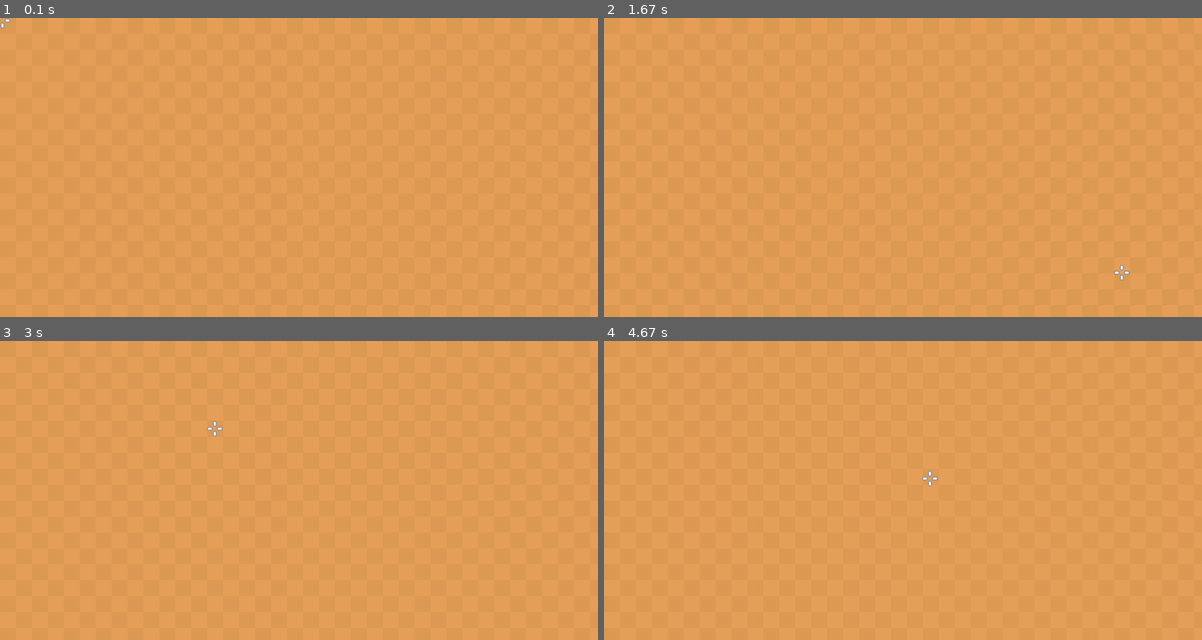
Above: before the commit, frames 1-4 (two rows, left to right).
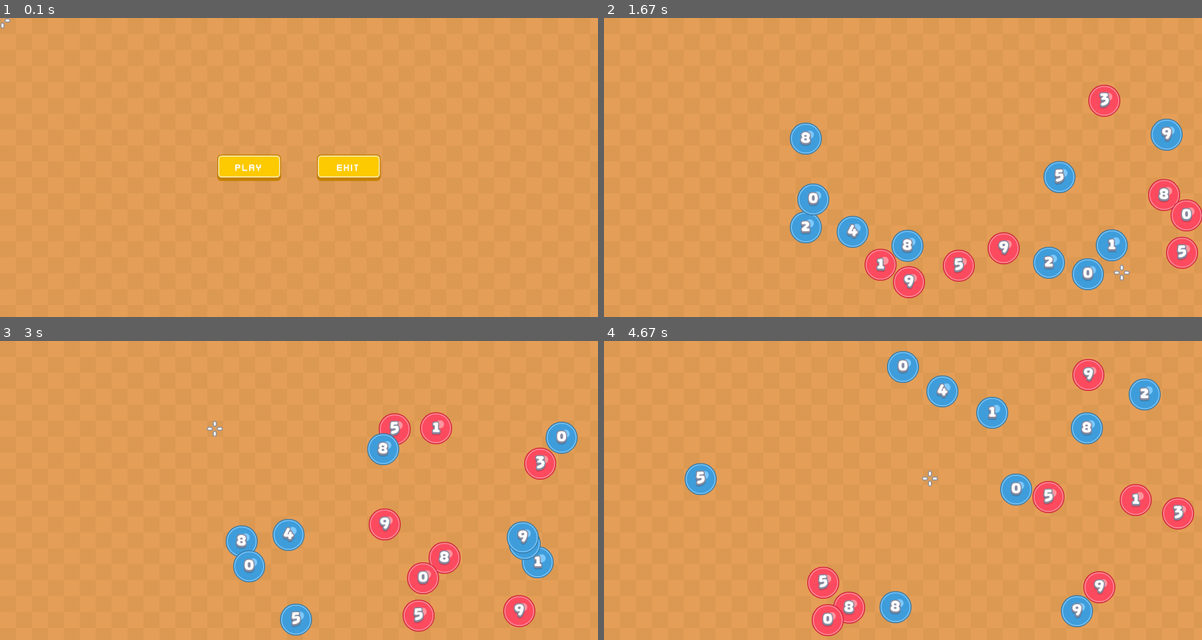
Above: after the commit, the same moments.

Repository: ali-khawasawala-521/ShootEm-PyGame-
Game: pygame game, started from main.py
Two runs of this game, one before a commit and one after it. Both use one fixed random seed, a clock stepped at 60 frames per second and the inputs below.
Inputs (mouse positions are in pixels of both pictures, inside the frame that each line leads up to):
- Up to frame 1 (0.1 s): no input
- Up to frame 2 (1.67 s): click (879, 179) at 0.38 s; click (837, 260) at 0.72 s; click (717, 122) at 1.05 s; click (1124, 272) at 1.38 s
- Up to frame 3 (3 s): click (310, 388) at 1.72 s; click (269, 568) at 2.05 s; click (281, 439) at 2.38 s; click (215, 427) at 2.72 s
- Up to frame 4 (4.67 s): click (1058, 463) at 3.05 s; click (1088, 484) at 3.38 s; click (1028, 436) at 3.72 s; click (729, 433) at 4.05 s; click (926, 478) at 4.38 s

The runs differ from the first frame. In frame 1, 1.9% of the frame differs, in the area x 36-64%, y 45-55%; in frame 2, 8.3%, in the area x 31-100%, y 22-94%; in frame 3, 7.3%; in frame 4, 7.8%.

Commit message:
Stage Updated

Diff:
--- a/main.py
+++ b/main.py
@@ -20,19 +20,32 @@
 
 # Class for UI Elements
 class UI_Element(pygame.sprite.Sprite):
-    def __init__(self, pos_x, pos_y, imgPath, type):
+    def __init__(self, pos_x, pos_y, imgPath, label, type):
         super().__init__()
         self.x = pos_x
         self.y = pos_y
         self.type = type
         self.image = pygame.image.load(imgPath)
+
+        imgWidth = self.image.get_width()
+        imgHeight = self.image.get_height()
+
+        font = pygame.font.Font("assets/KenneyFutureNarrow.ttf", 20)
+        self.label = label
+        self.labelFont = font.render(self.label, True, (255,255,255))
+        labelWidth = self.labelFont.get_width()
+        labelHeight = self.labelFont.get_height()
+
+        self.image.blit(self.labelFont, (int(imgWidth/2- labelWidth/2), int(imgHeight/2 - labelHeight/2)))
+
         self.rect = self.image.get_rect()
         self.rect.center = (self.x, self.y)
 
 # Class for Head over Display
 class HUD():
-    pass
-
+    def __init__(self):
+        super().__init__()
+        self.HUD_font = pygame.font.Font("assets/KenneyFutureNarrow.ttf", 30)
 
 # Class for creating Crosshair like Mouse Pointer.
 class Crosshair(pygame.sprite.Sprite):
@@ -41,17 +54,28 @@
         self.image = pygame.image.load(picture_path) # Loading Image
         self.rect = self.image.get_rect() # Creating Rect Object
 
+    # Defition for Play and Exit Button
+    def gameUI(self):
+        uiCollide = pygame.sprite.spritecollide(crosshair, stage.ui_group, False)
+        if uiCollide and uiCollide[0].label == "PLAY":
+            stage.createBall()
+            stage.currentScreen = "Game Screen" # Changing screen to Game Play
+
+        elif uiCollide and uiCollide[0].label == "EXIT":
+            pygame.quit()
+            sys.exit()
+
     # Defining what to do if crosshair collide with ball and shoot.
     def shoot(self):
-        global totalEvenBalls # Global Variable for Tracking total number of even balls.
-
         # Checking whether crosshair is on ball while shooting.
         ball = pygame.sprite.spritecollide(crosshair, stage.ball_group, False)
 
         # Checking if ball is even or odd.
         if ball and ball[0].is_even:
-            totalEvenBalls -= 1
+            stage.totalEvenBalls -= 1
             stage.ball_group.remove(ball[0])
+            if stage.totalEvenBalls <= 0:
+                stage.currentScreen = "Game Over" # Changing screen to Game Over
 
     # Updating Position of crosshair on basis of Mouse Cursor Position on Game Screen.
     def update(self):
@@ -116,10 +140,21 @@
 # Class for managing screens
 class Stage():
     def __init__(self):
-        self.current_screen = "Game"
+        self.currentScreen = "Main Menu"
         self.totalBalls = 0
         self.totalEvenBalls = 0
         self.ball_group = []
+
+        self.font = pygame.font.Font("assets/KenneyFutureNarrow.ttf", 20)
+
+        self.playButton = UI_Element(int(screenWidth/2 - 100), int(screenHeight/2), "assets/button.png", "PLAY", "button")
+        self.exitButton = UI_Element(int(screenWidth/2 + 100), int(screenHeight/2), "assets/button.png", "EXIT", "button")
+        self.replayButton =  UI_Element(int(screenWidth/2 - 100), int(screenHeight/2), "assets/button.png", "REPLAY", "button")
+
+        self.ui_group = pygame.sprite.Group()
+        # self.ui_group.add(self.title)
+        self.ui_group.add(self.playButton)
+        self.ui_group.add(self.exitButton)
 
     def createBall(self):
         # Resetting Ball Counts
@@ -139,13 +174,60 @@
             if ball.is_even:
                 self.totalEvenBalls += 1
 
-        # Drawing and Updating Balls and its position on screen.
+    def crossHairRender(self):
+        # Drawing and updating Crosshair and its position on screen.
+        crosshair_group.draw(screen)
+        crosshair_group.update()
+
+    def ballRender(self):
+        # Drawing and updating Ball and its position on screen.
         self.ball_group.draw(screen)
         self.ball_group.update()
 
-
-
-
+    def commonEvents(self, btnPressed):
+        # Checking Events
+        for event in pygame.event.get():
+
+            # Checking if close button is pressed or not, if pressed then quit the game.
+            if event.type == pygame.QUIT:
+                pygame.quit()
+                sys.exit()
+
+            # Checking mousebutton is clicked or not.
+            if event.type == pygame.MOUSEBUTTONDOWN:
+                btnPressed()
+
+    def menuScreen(self, type):
+        self.commonEvents(crosshair.gameUI)
+        # screen.blit(self.title, (int(screenWidth/2) - int(self.title.get_width()/2),10))
+        if type == "Main Menu":
+            if self.ui_group.sprites()[0].label != "PLAY":
+                self.ui_group = pygame.sprite.Group()
+                self.ui.group.add(self.playButton)
+                self.ui.group.add(self.exitButton)
+
+        elif type == "Game Over":
+            if self.ui_group.sprites()[0].label != "REPLAY":
+                self.ui_group = pygame.sprite.Group()
+                self.ui_group.add(self.replayButton)
+                self.ui_group.add(self.exitButton)
+
+        self.ui_group.draw(screen)
+        self.ui_group.update()
+        self.crossHairRender()
+
+    def gameScreen(self):
+        self.commonEvents(crosshair.shoot)
+        self.ballRender()
+        self.crossHairRender()
+
+    def screenManager(self):
+        if self.currentScreen == "Game Over":
+            self.menuScreen("Game Over")
+        elif self.currentScreen == "Game Screen":
+            self.gameScreen()
+        else:
+            self.menuScreen("Main Menu")
 
 ## Game Setup
 # Initializing PyGame Module
@@ -191,24 +273,11 @@
 
 ## Game Loop
 while True:
-    # Checking Events
-    for event in pygame.event.get():
-
-        # Checking if close button is pressed or not, if pressed then quit the game.
-        if event.type == pygame.QUIT:
-            pygame.quit()
-            sys.exit()
-
-        # Checking mousebutton is clicked or not.
-        if event.type == pygame.MOUSEBUTTONDOWN:
-            crosshair.shoot()
-
     # Drawing Background using Tiles
     tile_group.draw(screen)
 
-    # Drawing and updating Crosshair and its position on screen.
-    crosshair_group.draw(screen)
-    crosshair_group.update()
+    # screen management
+    stage.screenManager()
 
     # updating all graphics on screen.
     pygame.display.flip()
Binary file added: assets/KenneyFutureNarrow.ttf
Binary file added: assets/button.png
